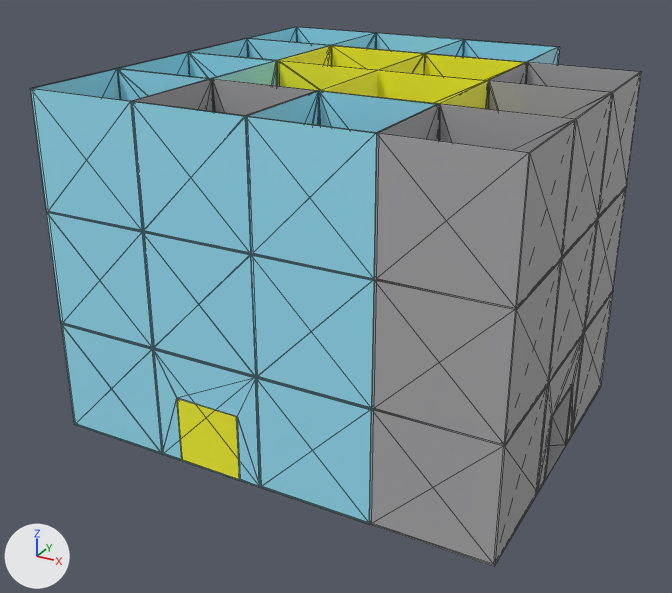
One commit to the glTF model gallery/第八组.glb: the scene before it, then after it.
Before and after are seen from a camera (50 mm lens) standing at (0.0179, -0.0362, 0.0147) and looking at (-0.001, -0.0018, -0.0025). Lighting does not change. The marker at lower left points along +X, +Y and +Z. The older version comes first. Mesh edges are drawn as thin lines. Vertices at exactly the same position are counted once.

Before the edit, the objects in view are built like this:
```python
mat_material_2 = principled_material('Material_2')
mat_material_2.base_color = (1.0, 0.991, 0.0284)  # yellow #fffe2f
mat_material_3 = principled_material('Material_3')
mat_material_3.base_color = (1.0, 0.352, 0.0)  # orange #ffa000
me_mesh_0 = bpy.data.meshes.new('Mesh_0')
me_mesh_0.from_pydata(...)  # 660 vertices, 1304 faces; spans x -0.01..0.005, y -0.01..0.01, z -0.0076..0.0076
me_mesh_0.materials.append(mat_material_0)  # cyan #9deafe
me_mesh_1 = bpy.data.meshes.new('Mesh_1')
me_mesh_1.from_pydata(...)  # 652 vertices, 1292 faces; spans x -0.01..0.01, y -0.01..0.005, z -0.0076..0.0076
me_mesh_1.materials.append(mat_material_1)  # grey #aeaeb0
me_mesh_2 = bpy.data.meshes.new('Mesh_2')
me_mesh_2.from_pydata(...)  # 96 vertices, 192 faces; spans x -0.01..0.005, y -0.01..0.005, z -0.0075..0.0076
me_mesh_2.materials.append(mat_material_2)  # yellow #fffe2f
me_mesh_3 = bpy.data.meshes.new('Mesh_3')
me_mesh_3.from_pydata(...)  # a box spanning x -0.00004..0.00486, y 0.00001..0.00006, z -0.00753..-0.00253
me_mesh_3.materials.append(mat_material_3)  # orange #ffa000
ob_mesh_0 = bpy.data.objects.new('Mesh_0', me_mesh_0)
ob_mesh_0.location = (0.0, 0.0, 0.0)
ob_mesh_1 = bpy.data.objects.new('Mesh_1', me_mesh_1)
ob_mesh_1.location = (0.0, 0.0, 0.0)
ob_mesh_2 = bpy.data.objects.new('Mesh_2', me_mesh_2)
ob_mesh_2.location = (0.0, 0.0, 0.0)
ob_mesh_3 = bpy.data.objects.new('Mesh_3', me_mesh_3)
ob_mesh_3.location = (0.0, 0.0, 0.0)
```
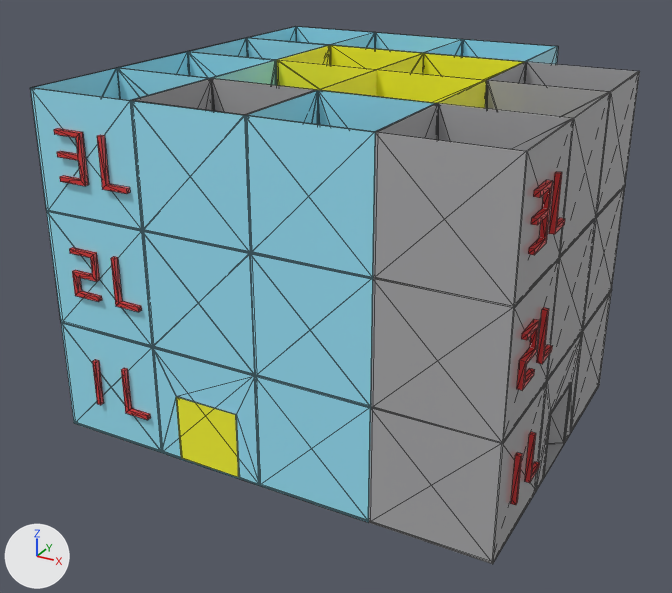
Boxes [x1, y1, x2, y2] around the edits, measured in the pictures (672 x 593 px):
'Mesh_0', moved: before [30, 27, 560, 525]; after [30, 26, 558, 522]
'Mesh_1', moved: before [33, 38, 642, 567]; after [36, 38, 640, 564]
'Mesh_2', recoloured, reshaped (45% wider, 13% shorter): before [176, 46, 527, 480]; after [54, 128, 565, 505]
'Mesh_3', recoloured, reshaped (not visible before): after [176, 45, 524, 477]
part 3 of me_mesh_2, added: after [92, 359, 104, 405]
part 4 of me_mesh_2, added: after [511, 452, 522, 505]
part 5 of me_mesh_2, deleted (yellow): before [176, 398, 240, 480]
part 6 of me_mesh_2, deleted (yellow): before [277, 46, 526, 104]
part 7 of me_mesh_2, deleted (yellow): before [319, 53, 527, 109]
part 8 of me_mesh_2, added: after [54, 128, 151, 420]
part 9 of me_mesh_2, added (red): after [517, 172, 565, 483]

Diff of the bpy script that builds the scene:
```diff
--- a/gallery/第八组.glb.py
+++ b/gallery/第八组.glb.py
@@ mat_material_2 @@
 mat_material_2 = principled_material('Material_2')
-mat_material_2.base_color = (1.0, 0.991, 0.0284)  # yellow #fffe2f
+mat_material_2.base_color = (0.73, 0.0382, 0.0382)  # red #de3737
@@ mat_material_3 @@
 mat_material_3 = principled_material('Material_3')
-mat_material_3.base_color = (1.0, 0.352, 0.0)  # orange #ffa000
+mat_material_3.base_color = (1.0, 0.991, 0.0284)  # yellow #fffe2f
@@ me_mesh_0 @@
 # used by ob_mesh_0; location = (0.0, 0.0, 0.0)
-me_mesh_0.from_pydata(...)  # 660 vertices, 1304 faces; spans x -0.01..0.005, y -0.01..0.01, z -0.0076..0.0076
+me_mesh_0.from_pydata(...)  # 660 vertices, 1304 faces; spans x -0.0101..0.0049, y -0.0099..0.0101, z -0.0076..0.0076
+# me_mesh_0 part 1: the whole mesh is moved by (-0.0001, 0.0001, 0.0)
 me_mesh_0.materials.append(mat_material_0)
@@ me_mesh_1 @@
 # used by ob_mesh_1; location = (0.0, 0.0, 0.0)
-me_mesh_1.from_pydata(...)  # 652 vertices, 1292 faces; spans x -0.01..0.01, y -0.01..0.005, z -0.0076..0.0076
+me_mesh_1.from_pydata(...)  # 652 vertices, 1292 faces; spans x -0.0101..0.0099, y -0.0099..0.0051, z -0.0076..0.0076
+# me_mesh_1 part 2: the whole mesh is moved by (-0.0001, 0.0001, 0.0)
 me_mesh_1.materials.append(mat_material_1)
@@ me_mesh_2 @@
 # used by ob_mesh_2; location = (0.0, 0.0, 0.0)
-me_mesh_2.from_pydata(...)  # 96 vertices, 192 faces; spans x -0.01..0.005, y -0.01..0.005, z -0.0075..0.0076
+me_mesh_2.from_pydata(...)  # 184 vertices, 320 faces; spans x -0.0089..0.0101, y -0.0101..-0.0054, z -0.006..0.0061
+# me_mesh_2 part 3: a new loose piece, a box spanning x -0.00832..-0.00812, y -0.0101..-0.0099, z -0.00596..-0.00386, in mat_material_2 (red #de3737)
+# me_mesh_2 part 4: a new loose piece, a box spanning x 0.0099..0.0101, y -0.0083..-0.0081, z -0.00596..-0.00386, in mat_material_2 (red #de3737)
+# me_mesh_2 part 5: the loose piece of 24 vertices spanning x -0.005..0.0, y -0.01..-0.005, z -0.0075..-0.0025 is deleted
+# me_mesh_2 part 6: the loose piece of 24 vertices spanning x -0.005..0.005, y 0.0..0.005, z 0.0026..0.0076 is deleted
+# me_mesh_2 part 7: the loose piece of 24 vertices spanning x 0.0..0.005, y -0.005..0.005, z 0.0026..0.0076 is deleted
+# me_mesh_2 part 8: 84 vertices added at x -0.0089..-0.0055, y -0.0101..-0.0099, z -0.006..0.0061
+# me_mesh_2 part 9: 84 vertices added at x 0.0099..0.0101, y -0.0089..-0.0054, z -0.006..0.0061
+# other edits to the shape of me_mesh_2 do not show in these pictures
 me_mesh_2.materials.append(mat_material_2)
@@ me_mesh_3 @@
 # used by ob_mesh_3; location = (0.0, 0.0, 0.0)
-me_mesh_3.from_pydata(...)  # 8 vertices, 12 faces; spans x -0.00004..0.00486, y 0.00001..0.00006, z -0.00753..-0.00253
+me_mesh_3.from_pydata(...)  # 96 vertices, 192 faces; spans x -0.0101..0.0049, y -0.00989..0.00511, z -0.00753..0.00757
+# me_mesh_3 part 10: the whole mesh is rebuilt
 me_mesh_3.materials.append(mat_material_3)
```
